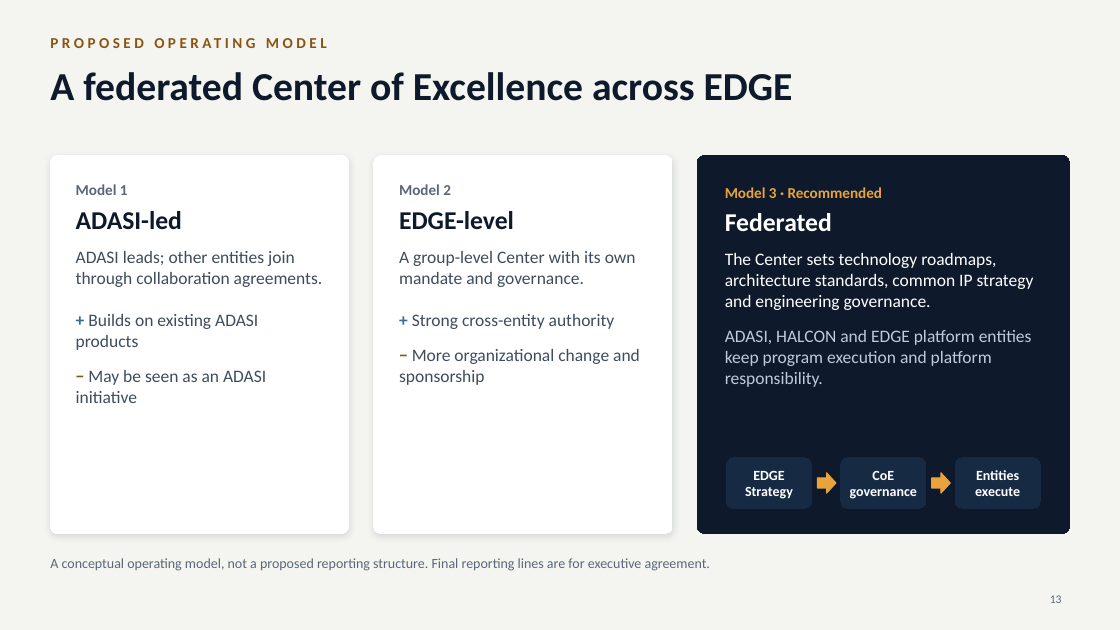
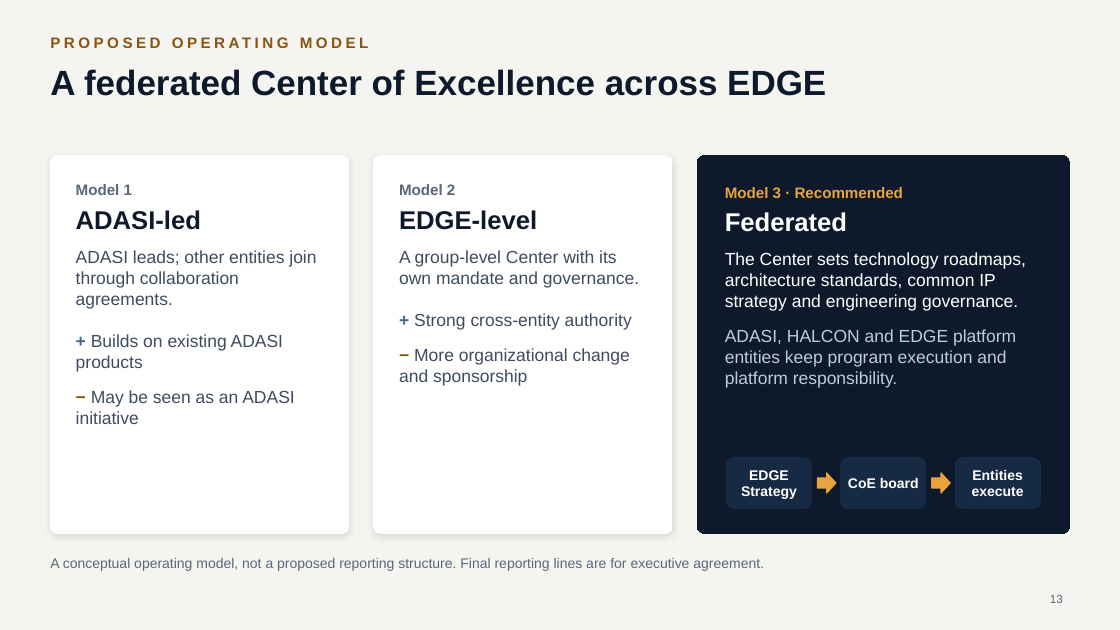
Before and after one commit to mmasabi/AIRepo, a slide deck: slide 13 of Avionics_CoE_Presentation.pptx. Drawn at 1120x630 pixels with LibreOffice and Linux fonts; fonts in the diff are those of the drawing. Boxes give left, top, right and bottom in pixels: in the first picture for what was removed or moved away, otherwise in the second. Text is boxed around its words. In the diff, an @@ line names an element or a change of style, - is before the commit and + after.

```diff
--- a/Avionics_CoE_Presentation.pptx
+++ b/Avionics_CoE_Presentation.pptx
@@ title "A federated Center of Excellence ..." at [50, 69, 826, 96]: size 34 to 30 pt, font Calibri to Arial @@
@@ text in rounded rectangle at [848, 478, 919, 488]: text changed; font Calibri to Arial @@
-CoE governance
+CoE board
@@ font Calibri to Arial in 8 elements at [50, 34, 1070, 63], [50, 155, 349, 534], [374, 155, 672, 534], [697, 155, 1070, 534], [727, 458, 812, 508], [955, 458, 1040, 508], [50, 558, 764, 571], [1050, 595, 1063, 603] @@
```
Also in this commit, not shown: 15 other slides changed.
